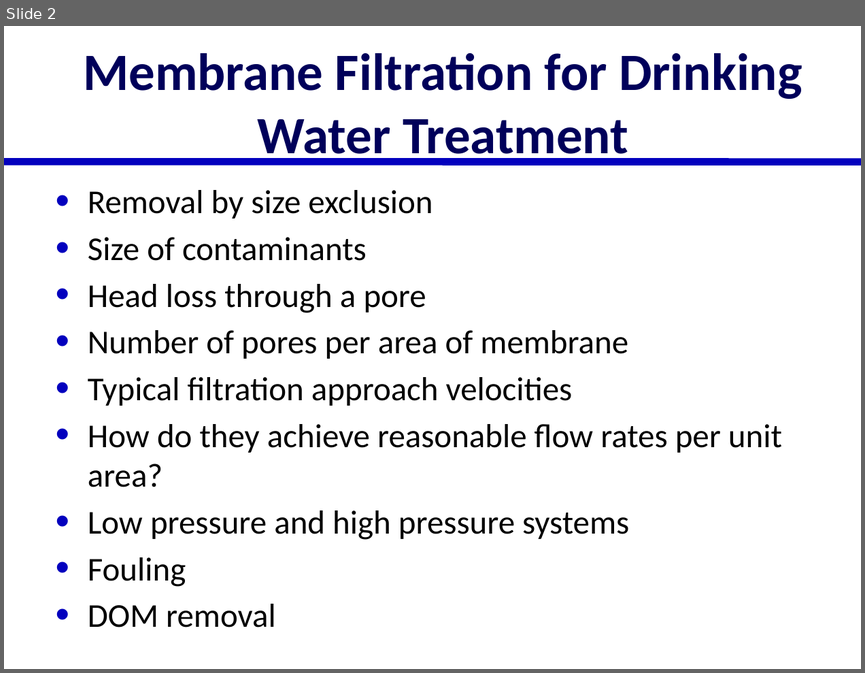
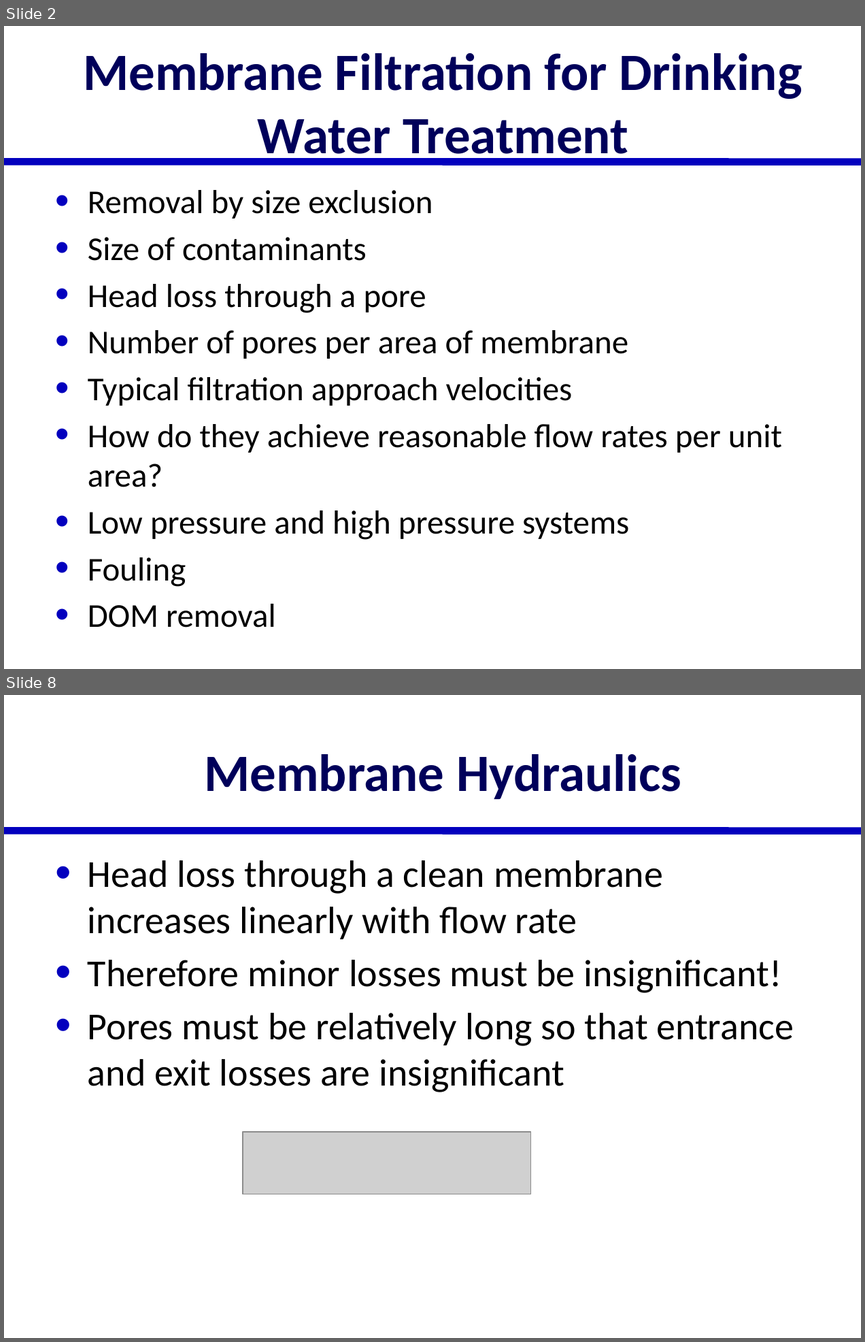
Before and after one commit to AguaClara/SWOT, a slide deck: Lectures/In Class/Membrane Filtration.pptx. Shown one above the other, each under a label of ours: slide 2 before the commit, slides 2 and 8 after it; the slides between them are not shown. The pictures are 865x673 and 865x1342 pixels, drawn with LibreOffice and Linux fonts; fonts in the diff are those of the drawing; grey boxes stand for pictures. Boxes give left, top, right and bottom in pixels: in the first picture for what was removed or moved away, otherwise in the second. Text is boxed around its words. In the diff, an @@ line names an element or a change of style, - is before the commit and + after.

Commit message:
membranes

```diff
--- a/Lectures/In Class/Membrane Filtration.pptx
+++ b/Lectures/In Class/Membrane Filtration.pptx
@@ slide 8 added at (4,695,861,1338), background #FFFFFF; not listed: 1 template element that a slide beside it also shows @@
@@ title added at (204,754,681,799), 44 pt, text #00005A, bold @@
+Membrane Hydraulics
@@ text added at (88,860,793,1092), 32 pt, text #000000 @@
+• Head loss through a clean membrane increases linearly with flow rate
+• Therefore minor losses must be insignificant!
+• Pores must be relatively long so that entrance and exit losses are insignificant
@@ picture added at (243,1131,531,1193) @@
```
Also in this commit, not shown: 1 slide changed, 11 other slides added, 1 slide removed, 3 other files.
